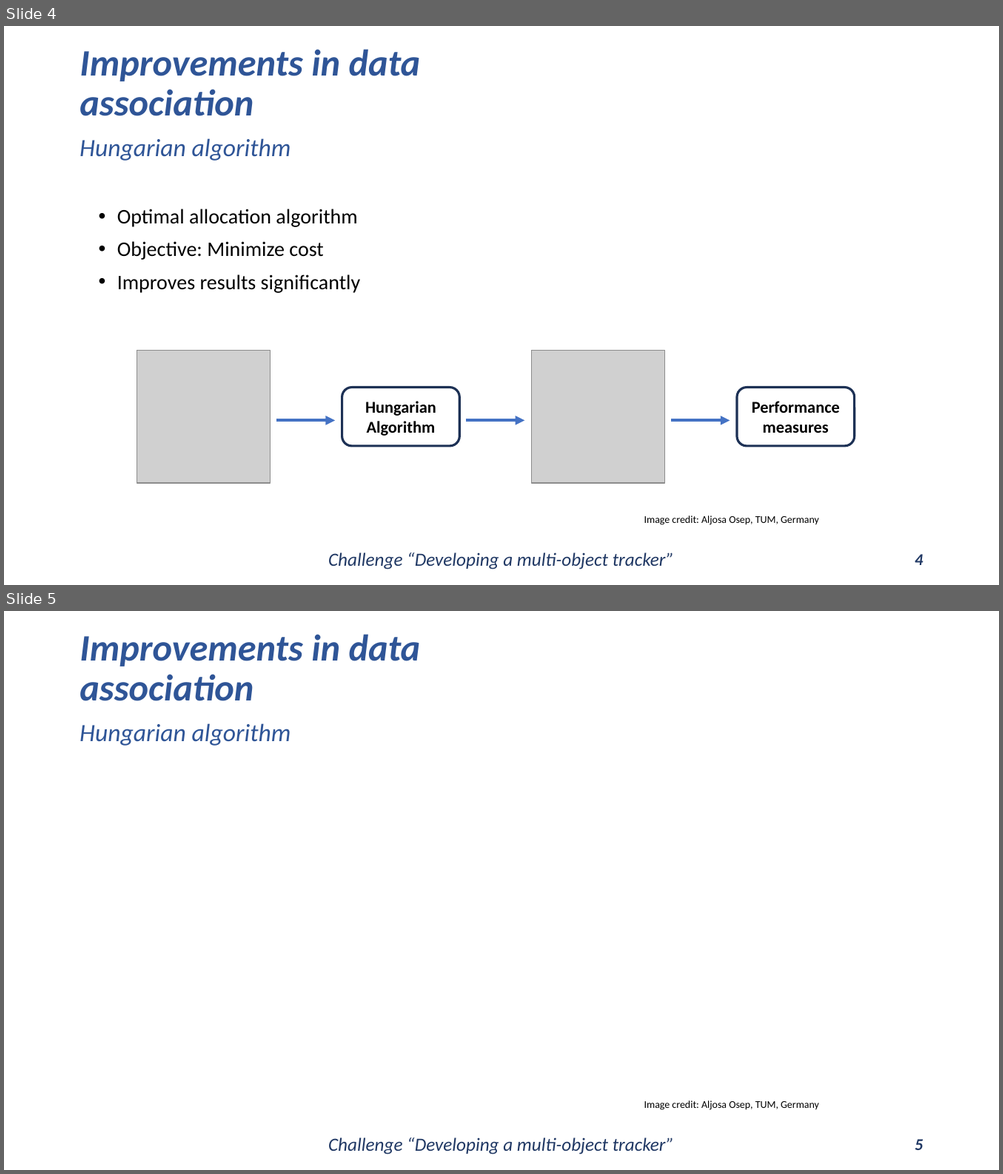
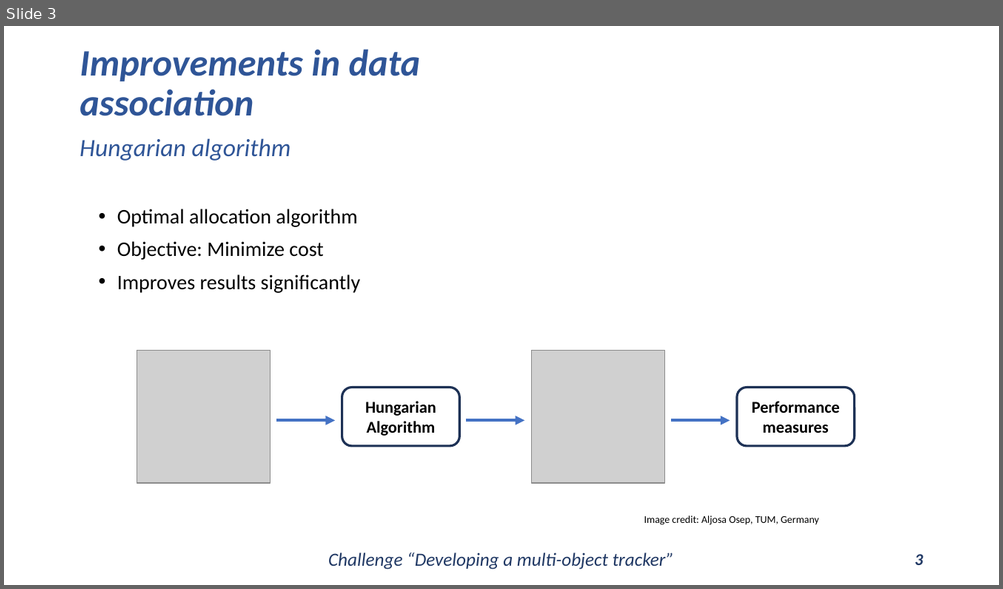
Before and after one commit to Javimh18/DL4VSP, a slide deck: dlvsp_challenge_material/challenge.pptx. Shown one above the other, each under a label of ours: slides 4 and 5 before the commit, slide 3 after it. The pictures are 1003x1174 and 1003x589 pixels, drawn with LibreOffice and Linux fonts; fonts in the diff are those of the drawing; grey boxes stand for pictures. Boxes give left, top, right and bottom in pixels: in the first picture for what was removed or moved away, otherwise in the second. Text is boxed around its words. In the diff, an @@ line names an element or a change of style, - is before the commit and + after.

```diff
--- a/dlvsp_challenge_material/challenge.pptx
+++ b/dlvsp_challenge_material/challenge.pptx
@@ slide 5 removed at box(4, 611, 999, 1170), background #FFFFFF @@
@@ title removed at box(79, 634, 421, 701) @@
-Improvements in data association
@@ text removed at box(79, 723, 291, 746) @@
-Hungarian algorithm
@@ text removed at box(644, 1101, 819, 1111) @@
-Image credit: Aljosa Osep, TUM, Germany
@@ text removed at box(328, 1138, 674, 1155) @@
-Challenge “Developing a multi-object tracker”
@@ page number removed at box(914, 1139, 922, 1150) @@
-5
@@ what was slide 4 is now slide 3 @@
@@ page number at box(914, 554, 922, 565): text changed @@
-4
+3
```
Also in this commit, not shown: 6 slides changed, 1 slide added.
